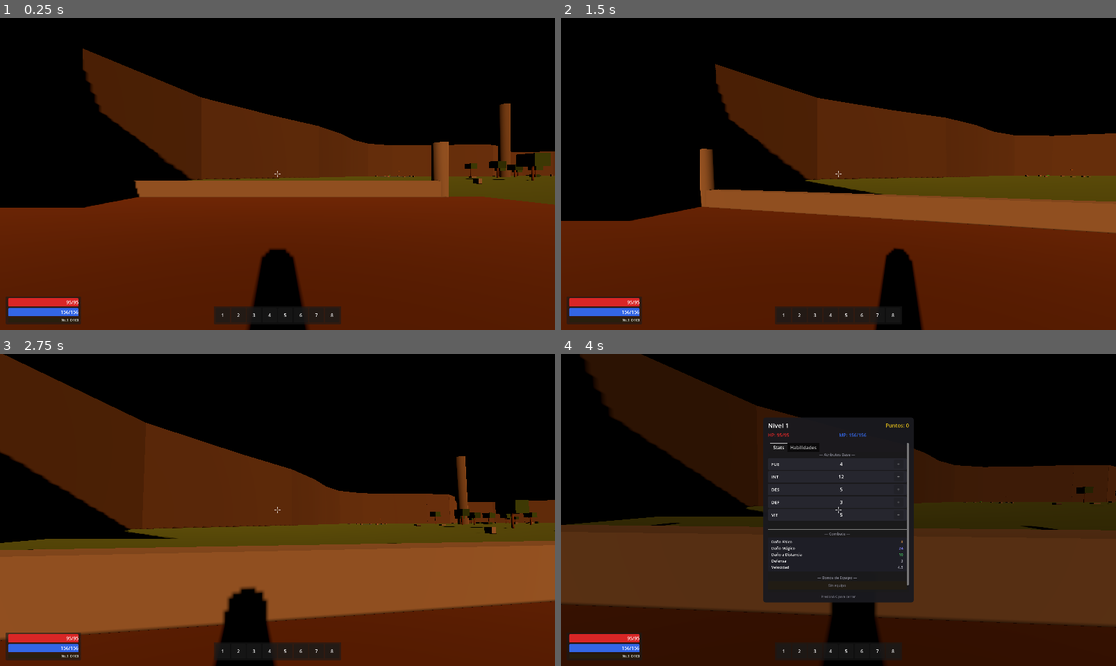
Above: before the commit, frames 1-4 (two rows, left to right).
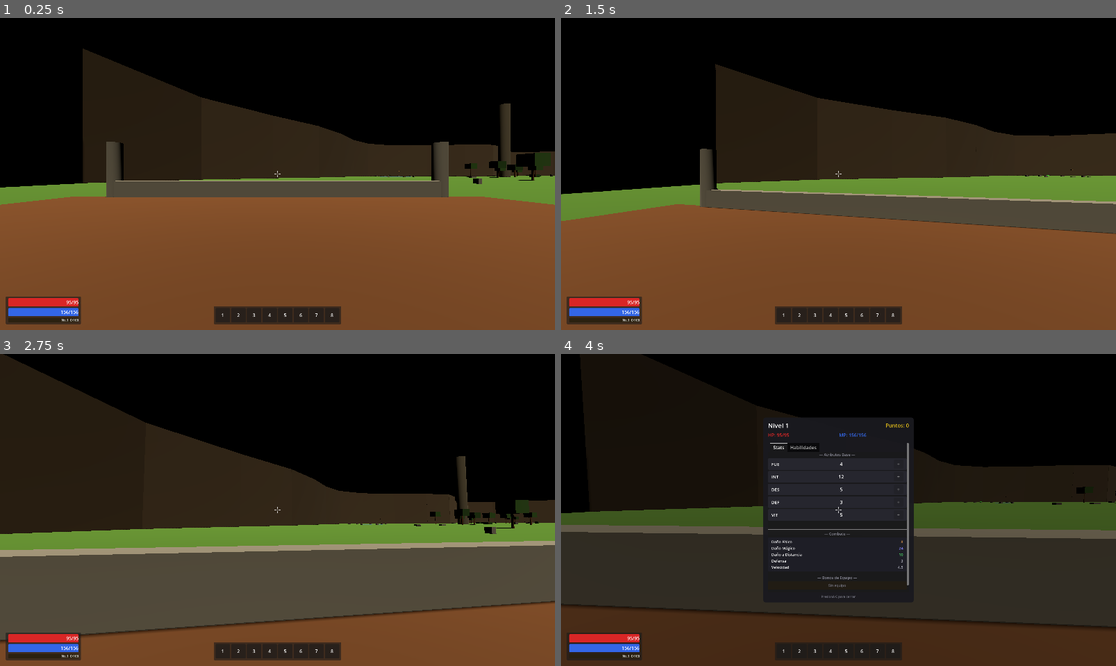
Above: after the commit, the same moments.

Repository: Jouyancito/another-game-of-dungeon
Game: Godot game, scene res://scenes/levels/floor1_prairie.tscn
Two runs of this game, one before a commit and one after it. Both use one fixed random seed, a clock stepped at 60 frames per second and the inputs below. This scene is started directly instead of the project's main scene.
Inputs (mouse positions are in pixels of both pictures, inside the frame that each line leads up to):
- Up to frame 1 (0.25 s): no input
- Up to frame 2 (1.5 s): tap Enter at 0.5 s; move the mouse to (866, 174) at 0.52 s; hold W (move_forward) from 0.53 s (still down); tap R at 0.6 s; click (866, 174) at 0.67 s; tap Space (jump) at 0.77 s; move the mouse to (810, 174) at 1.27 s; tap Ctrl at 1.35 s
- Up to frame 3 (2.75 s): keep holding W (move_forward); tap Space (jump) at 1.52 s; move the mouse to (288, 503) at 2.02 s; hold Shift from 2.03 s (still down)
- Up to frame 4 (4 s): move the mouse to (832, 516) at 2.77 s; release Shift at 2.78 s; tap C at 2.85 s; click (832, 516) at 2.92 s; tap Space (jump) at 3.02 s; release W (move_forward) at 3.5 s; click "▼ Stats Avanzados" at 3.5 s

The runs differ from the first frame. In frame 1, 62% of the frame differs, in the area x 0-100%, y 9-100%; in frame 2, 61%; in frame 3, 65%, in the area x 0-100%, y 0-100%; in frame 4, 43%.

Commit message:
fix: DirectionalLight points downward from ceiling diamond — warm white, 75deg angle

Diff:
--- a/game/scenes/levels/floor1_prairie.tscn
+++ b/game/scenes/levels/floor1_prairie.tscn
@@ -23,13 +23,14 @@
 [node name="Floor1Prairie" type="Node3D"]
 script = ExtResource("1_script")
 
-; ── Lighting — ángulo bajo (~20°), naranja cálido, sombras ─────────────────────
+; ── Lighting — desde el diamante del techo (casi vertical, leve ángulo para sombras)
 
 [node name="SunLight" type="DirectionalLight3D" parent="."]
-transform = Transform3D(1, 0, 0, 0, 0.940, 0.342, 0, -0.342, 0.940, 40, 20, 10)
-light_color = Color(1.0, 0.565, 0.251, 1)
-light_energy = 1.3
+transform = Transform3D(1, 0, 0, 0, 0.259, 0.966, 0, -0.966, 0.259, 0, 40, 0)
+light_color = Color(1.0, 0.92, 0.75, 1)
+light_energy = 1.1
 shadow_enabled = true
+directional_shadow_max_distance = 200.0
 
 [node name="WorldEnvironment" type="WorldEnvironment" parent="."]
 environment = SubResource("env_resource")
